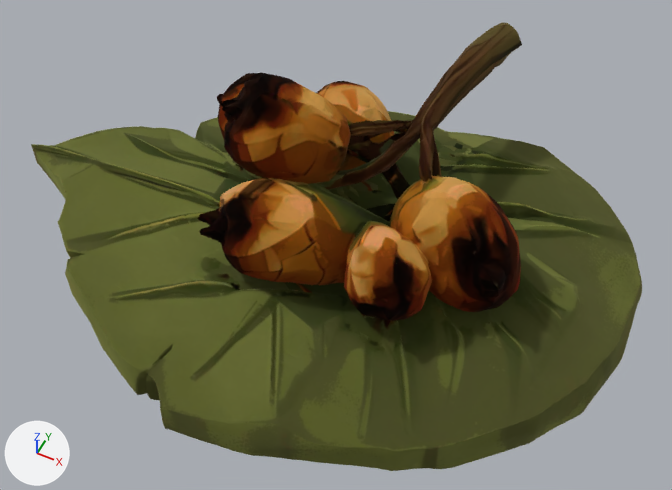
The glTF model assets/models/items/food_berry_roasted/food_berry_roasted.glb: old version first, new version second.
Before and after are seen from a 50 mm camera at (0.0861, -0.1529, 0.1979) aimed at (0.0144, -0.0094, 0.0185). Lighting does not change. The marker at lower left points along +X, +Y and +Z. The first picture is the older version.

Script lines for the objects in view, before the commit:
```python
mat_material_013 = principled_material('Material.013')
mat_material_013.texture = img_textured
mat_material_013.metallic = 1.0
mat_material_013.roughness = 1.0
me_textured_012 = bpy.data.meshes.new('textured.012')
me_textured_012.from_pydata(...)  # 19978 vertices, 39980 faces; spans x -0.09..0.09, y -0.066..0.066, z 0.0..0.063
me_textured_012.materials.append(mat_material_013)  # picture img_textured
ob_food_berry_roasted = bpy.data.objects.new('food_berry_roasted', me_textured_012)
ob_food_berry_roasted.location = (0.0, 0.0, 0.0)
```
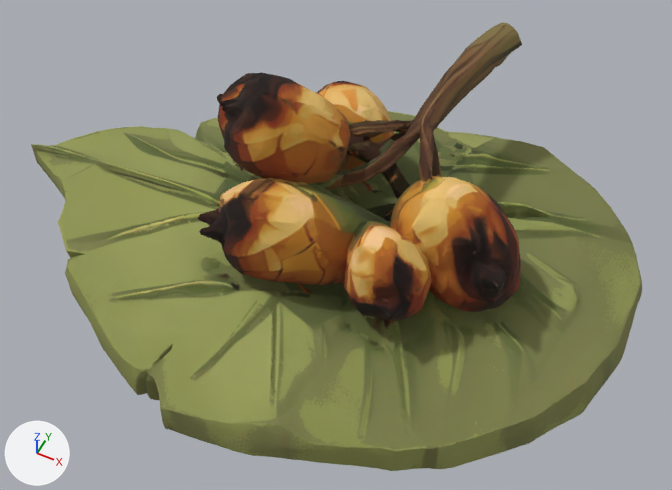
Changed parts and their boxes (x1, y1, x2, y2) in the pictures (672 x 490 px):
'food_berry_roasted', surface changed (lighter)
    both: (31, 22, 642, 471)

Edits to the bpy script that builds the scene:
```text
Change mat_material_013:
    mat_material_013.metallic: 1.0 -> 0.0
```
